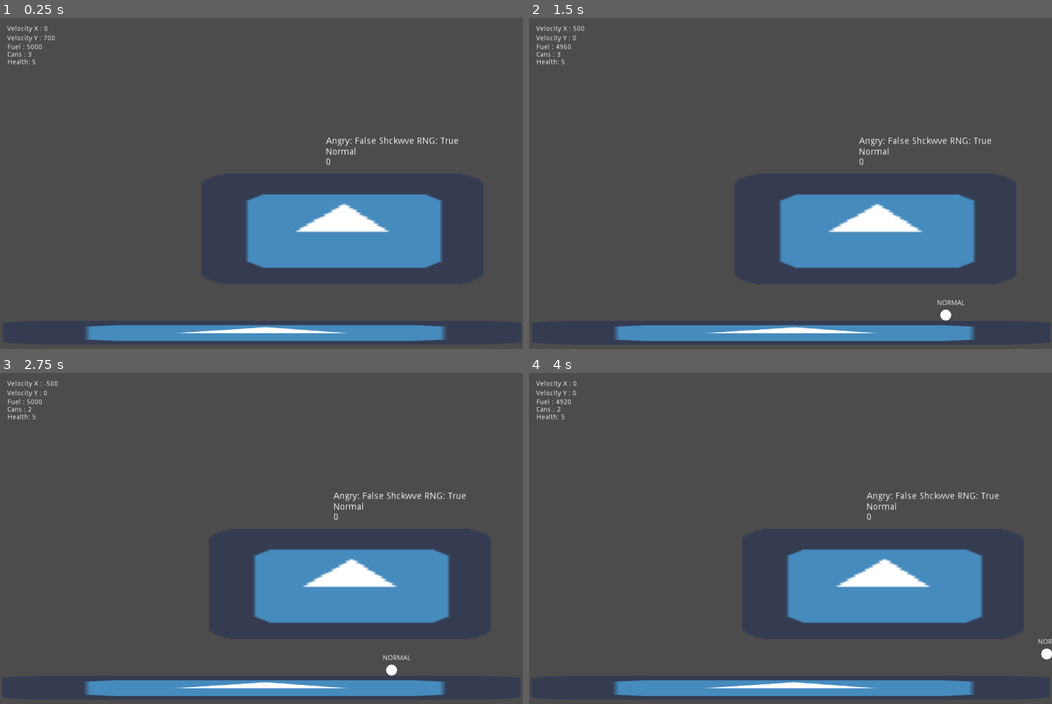
Above: before the commit, frames 1-4 (two rows, left to right).
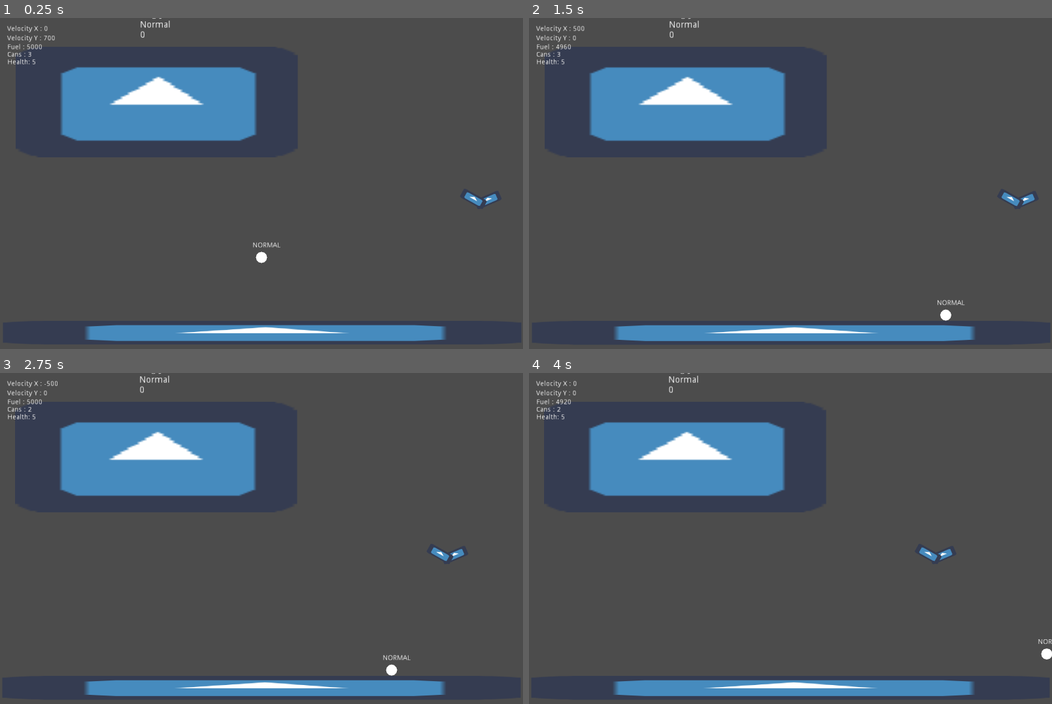
Above: after the commit, the same moments.

Repository: X32Lapis/GO2020_MOONSHOT_MT
Game: Godot game, scene res://Scenes/Level1.tscn
Two runs of this game, one before a commit and one after it. Both use one fixed random seed, a clock stepped at 60 frames per second and the inputs below. The project has no main scene, so this scene is started directly. The engine's default icon, where the game draws it, is replaced by a stand-in: a white triangle on a blue panel in a dark square.
Inputs:
- Up to frame 1 (0.25 s): no input
- Up to frame 2 (1.5 s): hold D (moveRight) from 0.53 s (still down); tap Ctrl (attack) at 0.6, 1.35 s; tap Space (moveUp) at 0.77 s
- Up to frame 3 (2.75 s): tap Space (moveUp) at 1.52 s; release D (moveRight) at 2.03 s; hold A (moveLeft) from 2.03 s (still down); tap R (recharge_fuel) at 2.1 s; tap Ctrl (attack) at 2.3 s
- Up to frame 4 (4 s): release A (moveLeft) at 2.78 s; hold D (moveRight) from 2.78 s (still down); tap Ctrl (attack) at 2.85, 3.6 s; tap Space (moveUp) at 3.02, 3.77 s

The runs differ from the first frame. In frame 1, 17% of the frame differs, in the area x 11-96%, y 0-76%; in frame 2, 17%; in frame 3, 17%; in frame 4, 17%.

Commit message:
Fixed Storm, optimized hurt function, added attack bird

Diff:
--- a/Moonshot/Characters/AttackBird.gd
+++ b/Moonshot/Characters/AttackBird.gd
@@ -2,13 +2,16 @@
 
 var velocity = Vector2()
 var state = NORMAL
-export var speed = 100
-export var direction = 1
+var direction = 1
+export var speed = 2500
 
 enum {
 		NORMAL,
 		SEEKING
 }
+
+const DAZE_LENGTH = 1
+const KNOCKBACK_STRENGTH = 1000
 
 
 func _physics_process(_delta):
@@ -20,10 +23,8 @@
 
 
 func normal_state():
-	if direction == 1:
-		velocity.x = speed
-	else:
-		velocity.x = -speed
+	velocity.x = lerp(velocity.x,0,0.05)
+	velocity.y = lerp(velocity.y,0,0.05)
 
 	velocity = move_and_slide(velocity,Vector2.UP)
 
@@ -32,5 +33,20 @@
 	pass
 
 
+func attack(player_position):
+	velocity = (global_position - player_position).normalized() * -speed
+
+
 func _on_HurtBox_body_entered(body):
-	body.hurt(get_parent().global_position)
+	if body.state == 0:
+		body.hurt(get_parent().global_position,DAZE_LENGTH,KNOCKBACK_STRENGTH)
+		velocity = Vector2.ZERO
+
+
+func _on_SeekRange_body_entered(body):
+	attack(body.global_position)
+
+
+func _on_TopDetection_body_entered(body):
+	body.bounce()
+	queue_free()
--- a/Moonshot/Characters/AttackBird.tscn
+++ b/Moonshot/Characters/AttackBird.tscn
@@ -1,36 +1,53 @@
-[gd_scene load_steps=6 format=2]
+[gd_scene load_steps=7 format=2]
 
 [ext_resource path="res://icon.png" type="Texture" id=1]
 [ext_resource path="res://Characters/AttackBird.gd" type="Script" id=2]
 
 [sub_resource type="RectangleShape2D" id=1]
-extents = Vector2( 201.152, 110.088 )
+extents = Vector2( 59.7706, 30.0565 )
 
 [sub_resource type="RectangleShape2D" id=2]
-extents = Vector2( 258.858, 123.936 )
+extents = Vector2( 88.9207, 38.4642 )
 
 [sub_resource type="RectangleShape2D" id=3]
-extents = Vector2( 229.442, 33.4263 )
+extents = Vector2( 66.0702, 13.4463 )
 
-[node name="KinematicBody2D" type="KinematicBody2D"]
+[sub_resource type="CapsuleShape2D" id=4]
+radius = 304.958
+height = 484.145
+
+[node name="AttackBird" type="KinematicBody2D"]
+collision_layer = 2
 script = ExtResource( 2 )
 
 [node name="Sprite" type="Sprite" parent="."]
-scale = Vector2( 4.83016, 2.51191 )
+scale = Vector2( 1.57599, 0.819587 )
 texture = ExtResource( 1 )
 
 [node name="CollisionShape2D" type="CollisionShape2D" parent="."]
 shape = SubResource( 1 )
 
 [node name="HurtBox" type="Area2D" parent="."]
+collision_layer = 2
 
 [node name="CollisionShape2D" type="CollisionShape2D" parent="HurtBox"]
-position = Vector2( 0, 31.6784 )
+position = Vector2( 0, 6.11224 )
 shape = SubResource( 2 )
 
 [node name="TopDetection" type="Area2D" parent="."]
+collision_layer = 2
 
 [node name="CollisionShape2D" type="CollisionShape2D" parent="TopDetection"]
-position = Vector2( 0, -151.604 )
+position = Vector2( 0, -48.5759 )
 shape = SubResource( 3 )
+
+[node name="SeekRange" type="Area2D" parent="."]
+collision_layer = 2
+
+[node name="CollisionShape2D" type="CollisionShape2D" parent="SeekRange"]
+position = Vector2( 0, 334.686 )
+rotation = 1.5708
+shape = SubResource( 4 )
 [connection signal="body_entered" from="HurtBox" to="." method="_on_HurtBox_body_entered"]
+[connection signal="body_entered" from="TopDetection" to="." method="_on_TopDetection_body_entered"]
+[connection signal="body_entered" from="SeekRange" to="." method="_on_SeekRange_body_entered"]
--- a/Moonshot/Characters/Bird.gd
+++ b/Moonshot/Characters/Bird.gd
@@ -3,6 +3,9 @@
 var velocity = Vector2()
 export var speed = 100
 export var direction = 1
+
+const DAZE_LENGTH = 1
+const KNOCKBACK_STRENGTH = 700
 
 
 func _physics_process(_delta):
@@ -20,4 +23,4 @@
 
 
 func _on_HurtBox_body_entered(body):
-	body.hurt(get_parent().global_position)
+	body.hurt(get_parent().global_position,DAZE_LENGTH,KNOCKBACK_STRENGTH)
--- a/Moonshot/Characters/Bird.tscn
+++ b/Moonshot/Characters/Bird.tscn
@@ -10,7 +10,7 @@
 extents = Vector2( 82.1597, 36.3775 )
 
 [sub_resource type="RectangleShape2D" id=3]
-extents = Vector2( 57.9272, 9.29422 )
+extents = Vector2( 57.9272, 13.4538 )
 
 [node name="Bird" type="KinematicBody2D"]
 collision_layer = 2
@@ -44,7 +44,7 @@
 collision_layer = 2
 
 [node name="CollisionShape2D" type="CollisionShape2D" parent="TopDetection"]
-position = Vector2( 0, -55.5921 )
+position = Vector2( 0, -60.6375 )
 shape = SubResource( 3 )
 [connection signal="body_entered" from="HurtBox" to="." method="_on_HurtBox_body_entered"]
 [connection signal="body_entered" from="TopDetection" to="." method="_on_TopDetection_body_entered"]
--- a/Moonshot/Characters/Cloud.gd
+++ b/Moonshot/Characters/Cloud.gd
@@ -1,11 +1,11 @@
 extends StaticBody2D
 
-
 export var direction = 1
-export var speed = 10
+export var speed = 0.2
 var current_speed = speed
 export var is_grumpy = false
 export var aggression_multiplier = 1
+
 
 var state = NORMAL
 var aggression_level = 0
@@ -23,6 +23,8 @@
 
 const AGGRESSION_RATE = 5
 const AGGRESSION_MAX = 95
+const DAZE_LENGTH = 5
+const KNOCKBACK_STRENGTH = 3000
 
 
 func _ready():
@@ -31,12 +33,11 @@
 func _physics_process(delta):
 	$AggressionLevel.text = String(stepify(aggression_level,1))
 	if direction == 1:
-		parent_node.global_position.x += current_speed * delta
+		parent_node.global_position.x += current_speed
 	else:
-		parent_node.global_position.x -= current_speed * delta
+		parent_node.global_position.x -= current_speed
 
 	$Extra.text = "Angry: " + String(is_angry) + " Shckwve RNG: " + String(is_shockwave_range)
-
 
 	match state:
 		NORMAL:
@@ -119,4 +120,4 @@
 
 
 func _on_ShockwaveArea_body_entered(body):
-	body.shockwave_hurt($ShockwaveArea/CollisionShape2D2.global_position)
+	body.hurt($ShockwaveArea/CollisionShape2D2.global_position,DAZE_LENGTH,KNOCKBACK_STRENGTH)
--- a/Moonshot/Characters/Cloud.tscn
+++ b/Moonshot/Characters/Cloud.tscn
@@ -58,9 +58,11 @@
 radius = 800.0
 
 [node name="Cloud" type="StaticBody2D"]
+position = Vector2( 0, -2.26276 )
 collision_layer = 8
 collision_mask = 5
 script = ExtResource( 2 )
+speed = 0.0
 
 [node name="Sprite" type="Sprite" parent="."]
 scale = Vector2( 10.7864, 4.22441 )
@@ -128,6 +130,14 @@
 [node name="CollisionShape2D2" type="CollisionShape2D" parent="ShockwaveArea"]
 shape = SubResource( 5 )
 disabled = true
+
+[node name="DirectionChange" type="Area2D" parent="."]
+collision_layer = 8
+collision_mask = 4
+
+[node name="CollisionShape2D2" type="CollisionShape2D" parent="DirectionChange"]
+shape = SubResource( 1 )
+one_way_collision = true
 [connection signal="body_entered" from="GrumpyZone" to="." method="_on_GrumpyZone_body_entered"]
 [connection signal="body_exited" from="GrumpyZone" to="." method="_on_GrumpyZone_body_exited"]
 [connection signal="timeout" from="Timer" to="." method="_on_Timer_timeout"]
--- a/Moonshot/Characters/Insects.gd
+++ b/Moonshot/Characters/Insects.gd
@@ -6,9 +6,12 @@
 onready var player = get_parent().get_parent().get_node("LittleGirl")
 var speed = 0
 
-enum {IDLE,SEEKING,DRAINING}
+enum {	IDLE,
+		SEEKING,
+		DRAINING
+		}
 
-const MAX_SPEED = 400
+const MAX_SPEED = 200
 const DRAIN_FUEL = 20
 
 
--- a/Moonshot/Characters/LittleGirl.gd
+++ b/Moonshot/Characters/LittleGirl.gd
@@ -64,17 +64,22 @@
 
 # Enemy Interaction ###########################################
 func bounce():
-	if STATES.NORMAL:
-		velocity.y = -BOUNCE
+#	if STATES.NORMAL:
+	velocity.y = -BOUNCE
+
 
 	# Damage ##################################################
-func hurt(origin):
+func hurt(origin,daze,power):
 	health = health - 1
 	if health <= 0:
 		state = STATES.Lose
 	else:
-		velocity = (self.global_position - origin).normalized() * -300
-		set_dazed(stun_length)
+		if velocity.x > origin.x:
+			velocity = (self.global_position - origin).normalized() * -power
+		else:
+			velocity = (self.global_position - origin).normalized() * power
+
+		set_dazed(daze)
 		state = STATES.DAZED
 
 
@@ -85,16 +90,6 @@
 	else:
 		velocity.y = -BOUNCE * 0.6
 		set_dazed(stun_length)
-		state = STATES.DAZED
-
-
-func shockwave_hurt(origin):
-	health = health - 1
-	if health <= 0:
-		state = STATES.Lose
-	else:
-		velocity = (self.global_position - origin).normalized() * 3000
-		set_dazed(5)
 		state = STATES.DAZED
 
 
--- a/Moonshot/Characters/LittleGirl.tscn
+++ b/Moonshot/Characters/LittleGirl.tscn
@@ -59,7 +59,7 @@
 
 [node name="LittleGirl" type="KinematicBody2D"]
 position = Vector2( 421.032, 208.265 )
-collision_mask = 31
+collision_mask = 30
 script = ExtResource( 1 )
 
 [node name="CollisionShape2D" type="CollisionShape2D" parent="."]
--- a/Moonshot/Scenes/Level1.gd
+++ b/Moonshot/Scenes/Level1.gd
@@ -11,5 +11,4 @@
 
 
 func _on_body_entered(body):
-	if body.name != "LittleGirl":
-		body.direction = body.direction * -1
+	body.direction = body.direction * -1
--- a/Moonshot/Scenes/Level1.tscn
+++ b/Moonshot/Scenes/Level1.tscn
@@ -7,9 +7,10 @@
 [ext_resource path="res://Characters/Bird.tscn" type="PackedScene" id=5]
 [ext_resource path="res://Characters/Insects.tscn" type="PackedScene" id=6]
 [ext_resource path="res://Characters/Cloud.tscn" type="PackedScene" id=7]
+[ext_resource path="res://Characters/AttackBird.tscn" type="PackedScene" id=8]
 
 [sub_resource type="RectangleShape2D" id=1]
-extents = Vector2( 809.547, 34.8153 )
+extents = Vector2( 792.664, 34.8153 )
 
 [sub_resource type="RectangleShape2D" id=2]
 extents = Vector2( 80.0251, 2128.75 )
@@ -78,17 +79,17 @@
 rotation = 2.06834
 
 [node name="CloudParent" type="Node2D" parent="Obstacles"]
-position = Vector2( 666.023, 221.353 )
+position = Vector2( 100.68, -164.894 )
 
 [node name="Cloud" parent="Obstacles/CloudParent" instance=ExtResource( 7 )]
+direction = -1
 is_grumpy = true
 aggression_multiplier = 5
 
 [node name="Enemies" type="Node2D" parent="."]
 
 [node name="Bird1" parent="Enemies" instance=ExtResource( 5 )]
-position = Vector2( -210.381, -521.758 )
-direction = -1
+position = Vector2( 1065.36, 143.674 )
 
 [node name="Bird2" parent="Enemies" instance=ExtResource( 5 )]
 position = Vector2( 27.6243, -1459.35 )
@@ -100,11 +101,14 @@
 [node name="Insects" parent="Enemies" instance=ExtResource( 6 )]
 position = Vector2( 1106.63, -1418.05 )
 
+[node name="AttackBird" parent="Enemies" instance=ExtResource( 8 )]
+position = Vector2( 650.813, -469.424 )
+
 [node name="Barriers" type="Node2D" parent="."]
 
 [node name="LeftBarrier" type="Area2D" parent="Barriers"]
 collision_layer = 4
-collision_mask = 2
+collision_mask = 10
 
 [node name="CollisionShape2D" type="CollisionShape2D" parent="Barriers/LeftBarrier"]
 position = Vector2( -460.238, -1010.42 )
@@ -112,7 +116,7 @@
 
 [node name="RightBarrier" type="Area2D" parent="Barriers"]
 collision_layer = 4
-collision_mask = 2
+collision_mask = 10
 
 [node name="CollisionShape2D" type="CollisionShape2D" parent="Barriers/RightBarrier"]
 position = Vector2( 1318.52, -522.028 )
Not shown: 1 places in Moonshot/Scenes/Level1.tscn that only renumber resources
